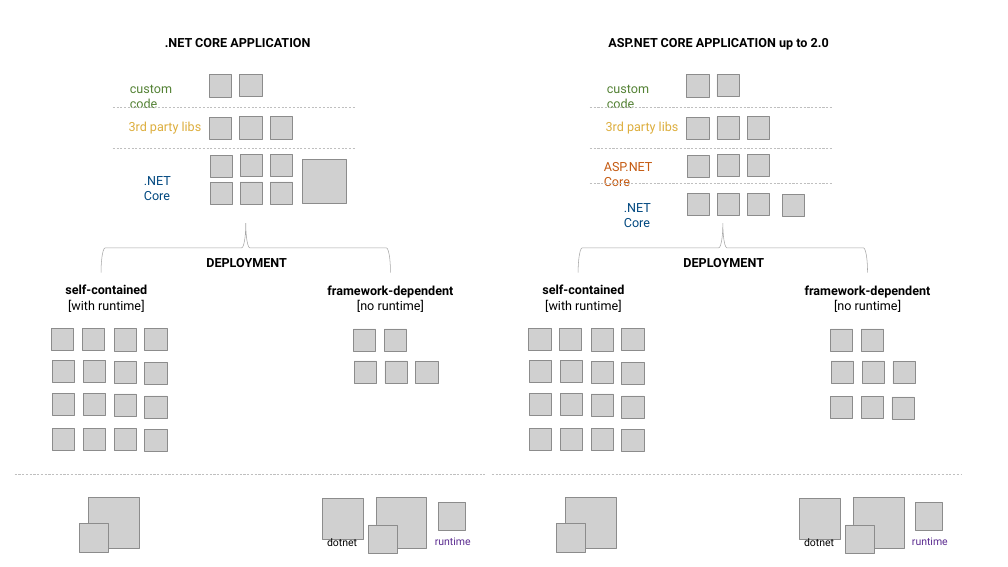
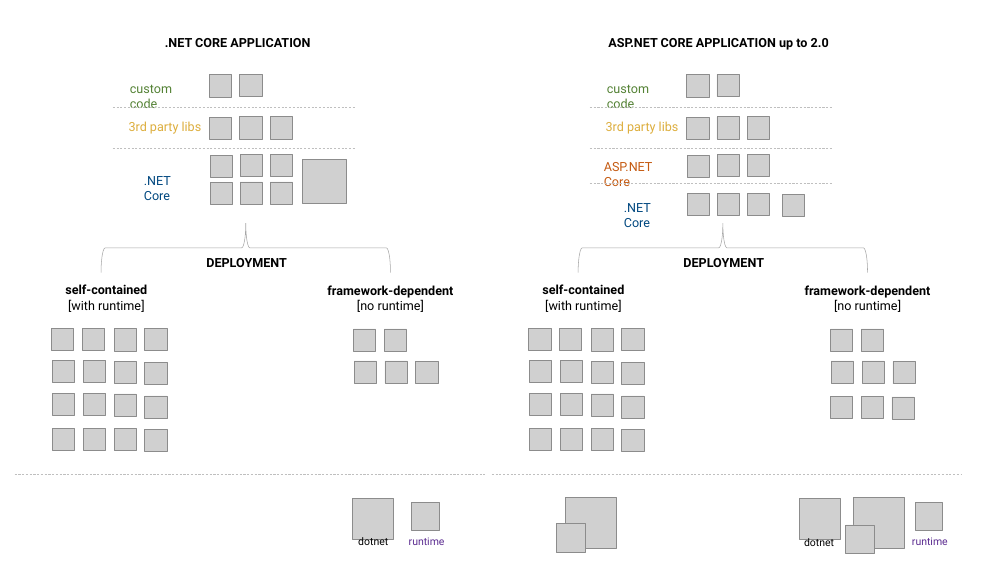
Before and after one commit to mholec/playground, a slide deck: slide 2 of aspnetcore/hostovani-deployment-runtimes/presentation.pptx. Drawn at 1008x567 pixels with LibreOffice and Linux fonts; fonts in the diff are those of the drawing; grey boxes stand for pictures; background and template pictures are left out. Boxes give left, top, right and bottom in pixels: in the first picture for what was removed or moved away, otherwise in the second. Text is boxed around its words. In the diff, an @@ line names an element or a change of style, - is before the commit and + after.

```diff
--- a/aspnetcore/hostovani-deployment-runtimes/presentation.pptx
+++ b/aspnetcore/hostovani-deployment-runtimes/presentation.pptx
@@ picture removed at [88,498,139,548] @@
@@ picture: place and size @@
-picture at [322,498,363,539]
+picture at [352,498,393,539]
@@ picture removed at [377,498,427,548] @@
@@ picture: place and size @@
-picture at [438,503,466,531]
+picture at [412,503,440,531]
@@ picture removed at [79,524,108,553] @@
@@ text "dotnet": place and size @@
-text "dotnet" at [327,538,357,550]
+text "dotnet" at [358,537,388,548]
@@ picture removed at [369,525,398,554] @@
@@ text "runtime": place and size @@
-text "runtime" at [435,537,471,545]
+text "runtime" at [409,537,445,545]
```
Also in this commit, not shown: 1 other slide changed, 3 other files.
